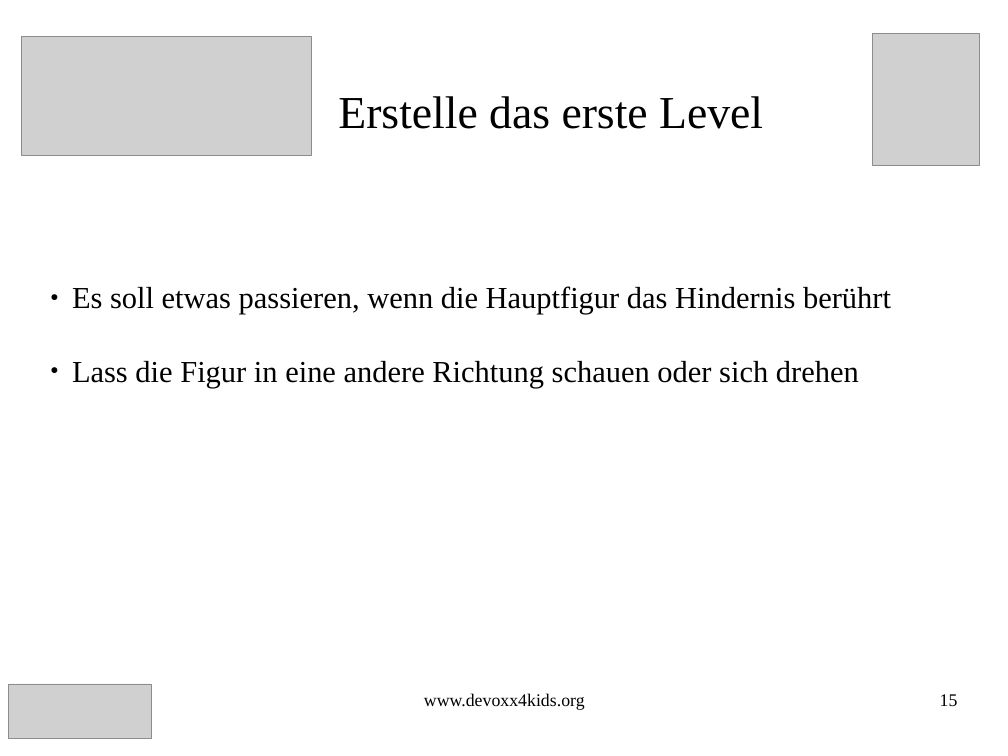
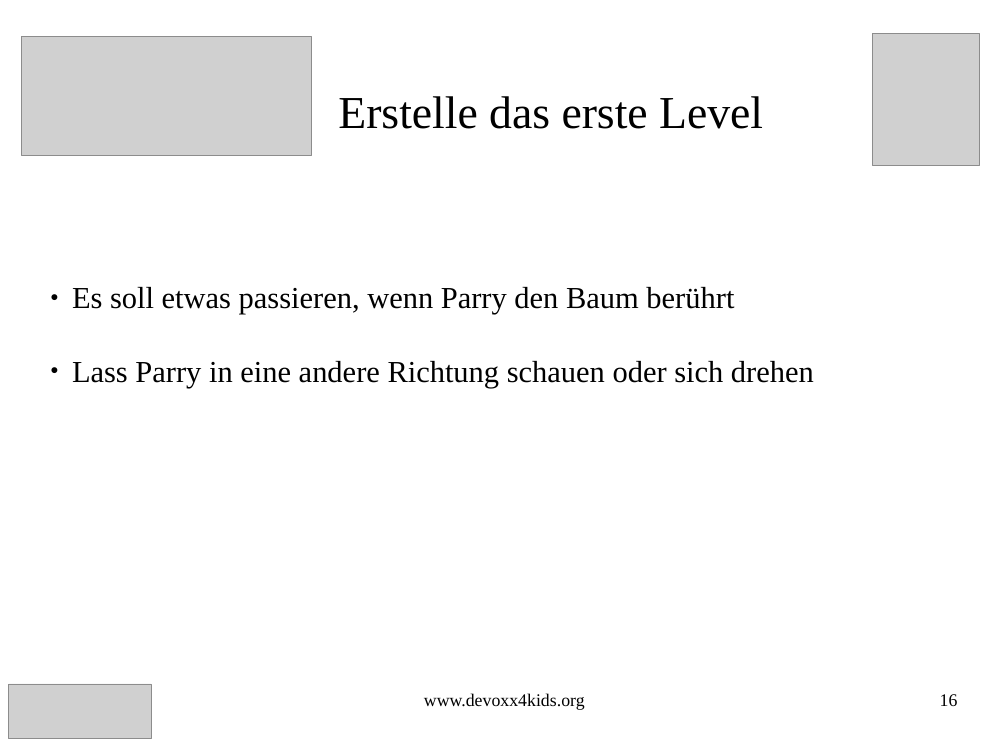
Before and after one commit to Devoxx4KidsDE/workshop-scratch, a slide deck: slide 16 of flyingBird/FlyingBird_Scratch_Aufgaben.odp (slide 15 before the commit). Drawn at 1008x756 pixels with LibreOffice and Linux fonts; fonts in the diff are those of the drawing; grey boxes stand for pictures. Boxes give left, top, right and bottom in pixels: in the first picture for what was removed or moved away, otherwise in the second. Text is boxed around its words. In the diff, an @@ line names an element or a change of style, - is before the commit and + after.

```diff
--- a/flyingBird/FlyingBird_Scratch_Aufgaben.odp
+++ b/flyingBird/FlyingBird_Scratch_Aufgaben.odp
@@ text at (72,287,814,388): text changed @@
-● Es soll etwas passieren, wenn die Hauptfigur das Hindernis berührt
-● Lass die Figur in eine andere Richtung schauen oder sich drehen
+● Es soll etwas passieren, wenn Parry den Baum berührt
+● Lass Parry in eine andere Richtung schauen oder sich drehen
@@ page number at (940,694,958,706): text changed @@
-15
+16
```
Also in this commit, not shown: 28 other slides changed, 4 slides added, 2 slides removed, 2 other files.
